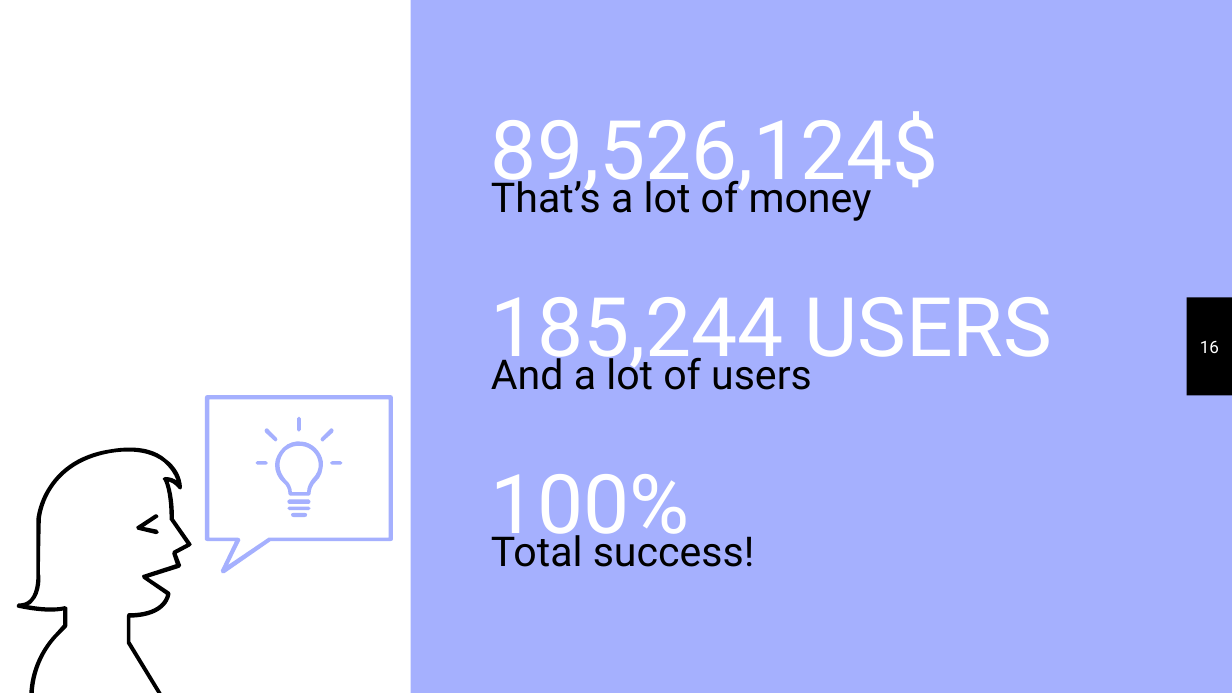
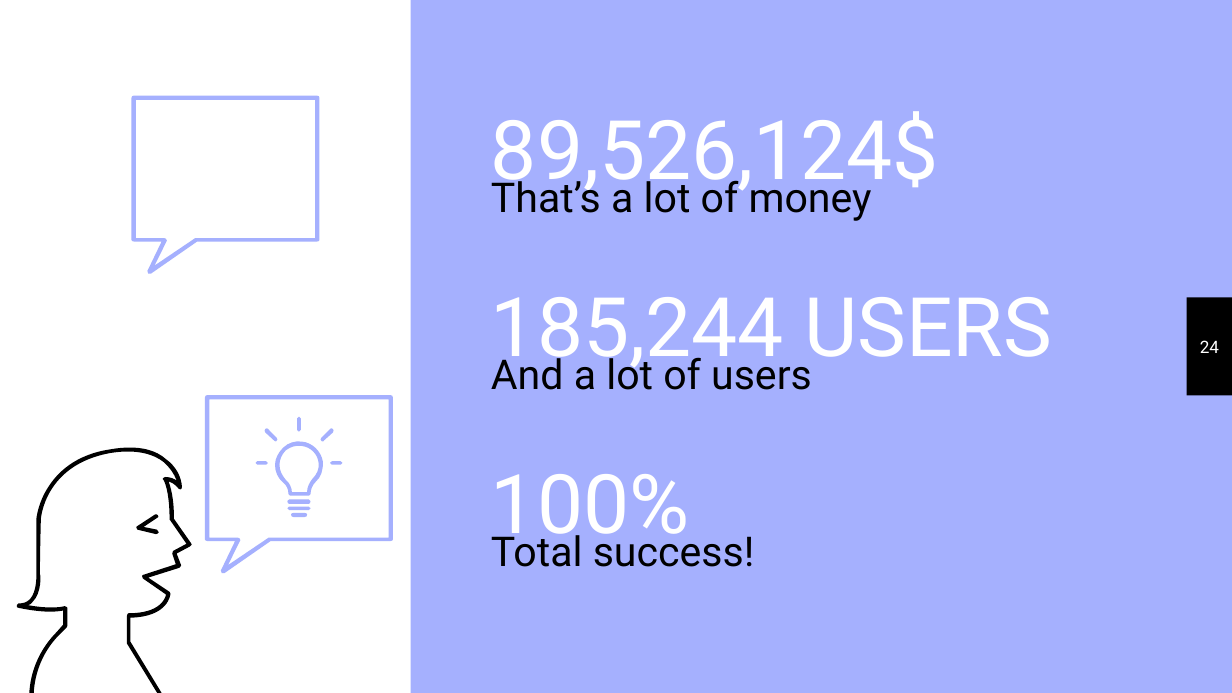
Before and after one commit to yusuke29/GR, a slide deck: slide 24 of 中間発表パワポ.pptx (slide 16 before the commit). Drawn at 1232x693 pixels with LibreOffice and Linux fonts; fonts in the diff are those of the drawing. Boxes give left, top, right and bottom in pixels: in the first picture for what was removed or moved away, otherwise in the second. Text is boxed around its words. In the diff, an @@ line names an element or a change of style, - is before the commit and + after.

```diff
--- a/中間発表パワポ.pptx
+++ b/中間発表パワポ.pptx
@@ freeform shape added at [132, 96, 320, 275], fill #A5B0FE @@
@@ page number at [1200, 340, 1219, 353]: text changed @@
-16
+24
```
Also in this commit, not shown: 9 other slides changed, 11 slides added, 2 slides removed.
